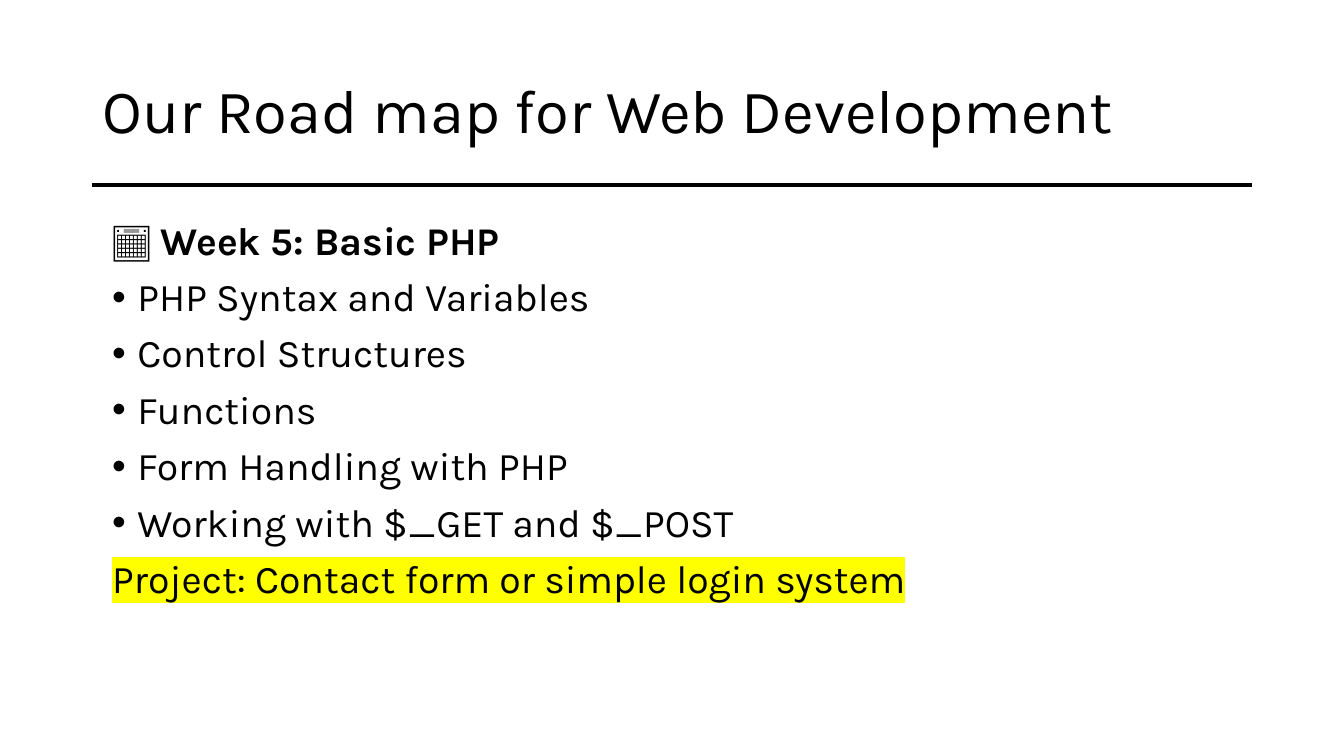
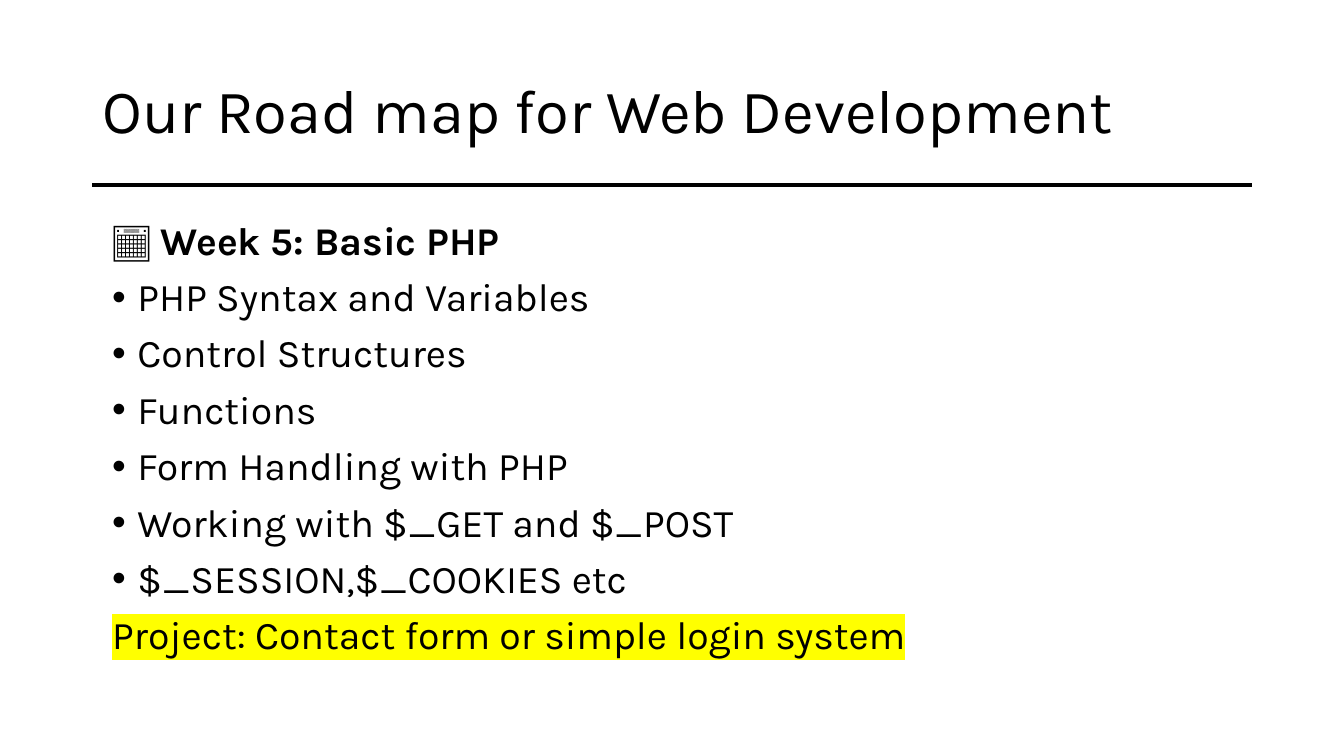
Before and after one commit to mahadi-21/Web-Development, a slide deck: slide 17 of Web Development.pptx (slide 18 before the commit). Drawn at 1344x756 pixels with LibreOffice and Linux fonts; fonts in the diff are those of the drawing. Boxes give left, top, right and bottom in pixels: in the first picture for what was removed or moved away, otherwise in the second. Text is boxed around its words. In the diff, an @@ line names an element or a change of style, - is before the commit and + after.

```diff
--- a/Web Development.pptx
+++ b/Web Development.pptx
@@ text at <box>137,565,627,597</box>: paragraph added @@
+• $_SESSION,$_COOKIES etc
```
Also in this commit, not shown: 3 other slides changed, 1 slide removed, 1 other file.
